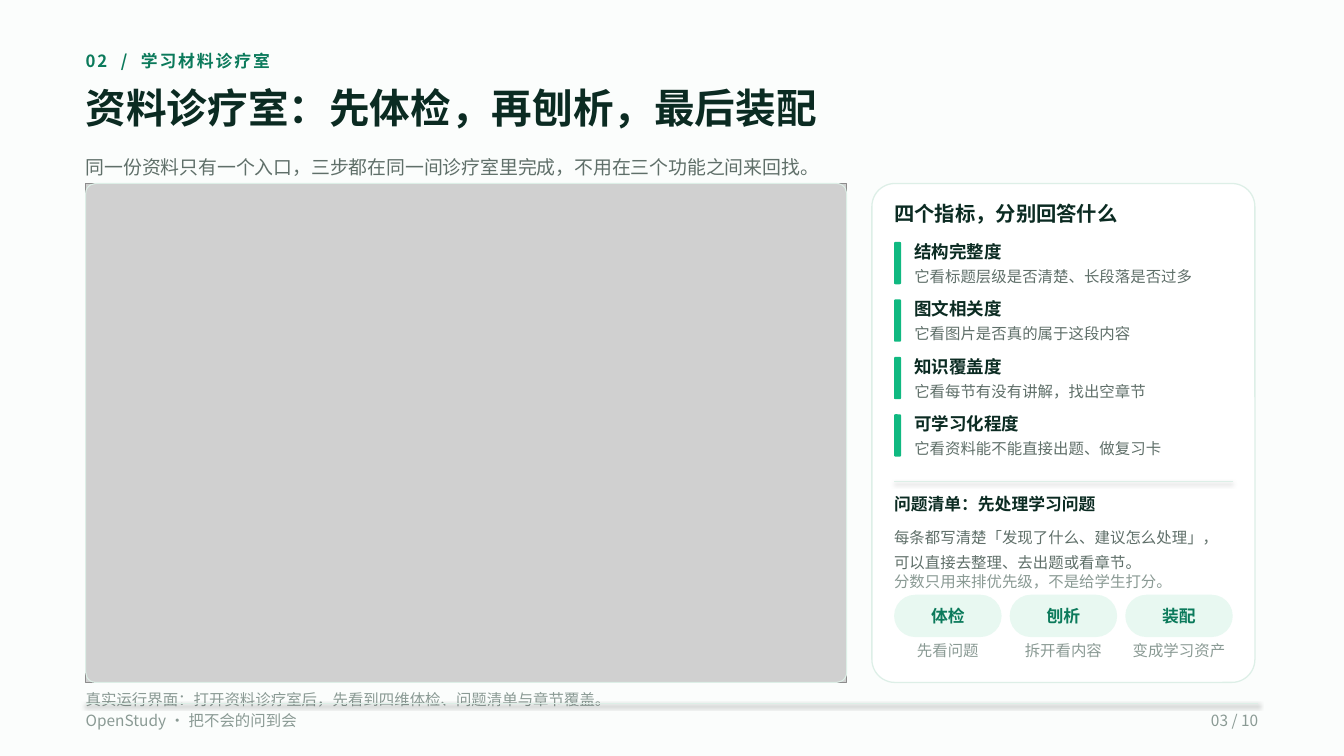
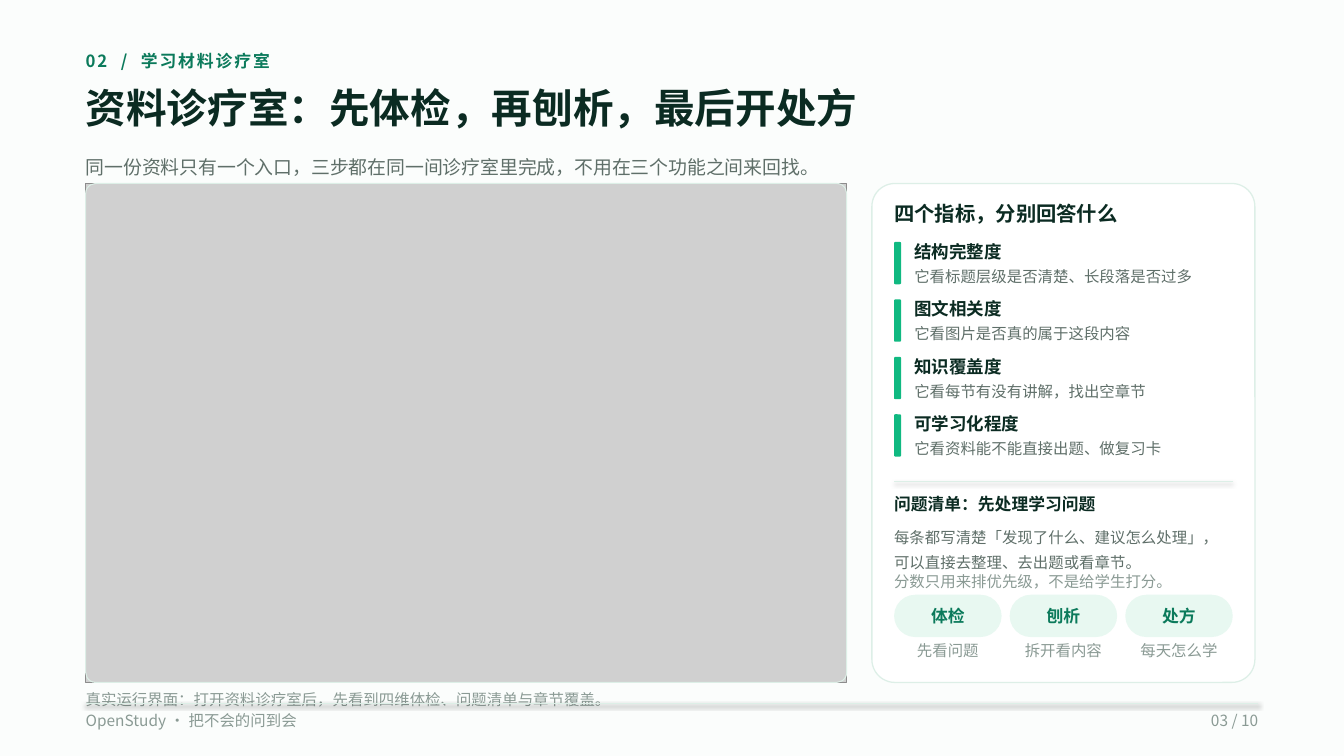
Before and after one commit to wufeng1234567/openstudy-fastapi-ts, a slide deck: slide 3 of doc/competition/OpenStudy-10页-V3-码道版.pptx. Drawn at 1344x756 pixels with LibreOffice and Linux fonts; fonts in the diff are those of the drawing; grey boxes stand for pictures. Boxes give left, top, right and bottom in pixels: in the first picture for what was removed or moved away, otherwise in the second. Text is boxed around its words. In the diff, an @@ line names an element or a change of style, - is before the commit and + after.

Commit message:
feat: 资料诊疗室新增学习处方，修复公式导出

```diff
--- a/doc/competition/OpenStudy-10页-V3-码道版.pptx
+++ b/doc/competition/OpenStudy-10页-V3-码道版.pptx
@@ text at [86, 88, 858, 129]: text changed @@
-资料诊疗室：先体检，再刨析，最后装配
+资料诊疗室：先体检，再刨析，最后开处方
@@ text in rounded rectangle at [1162, 607, 1196, 624]: text changed @@
-装配
+处方
@@ text at [1140, 643, 1217, 657]: text changed @@
-变成学习资产
+每天怎么学
```
Also in this commit, not shown: 3 other slides changed, 18 other files.
